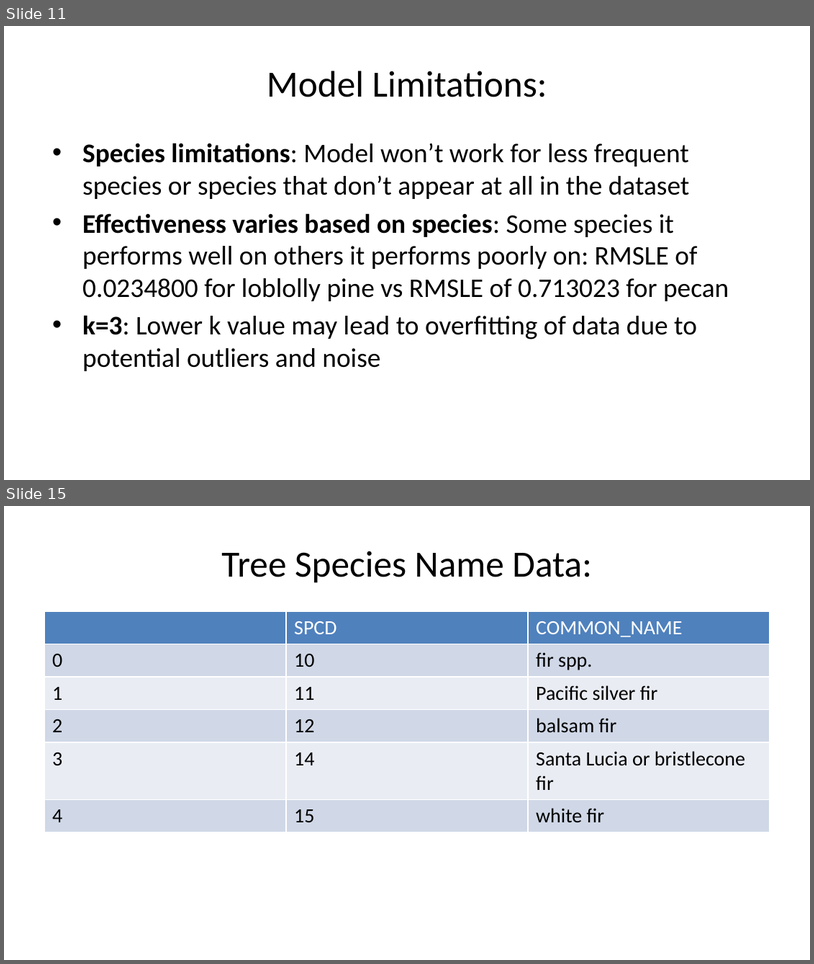
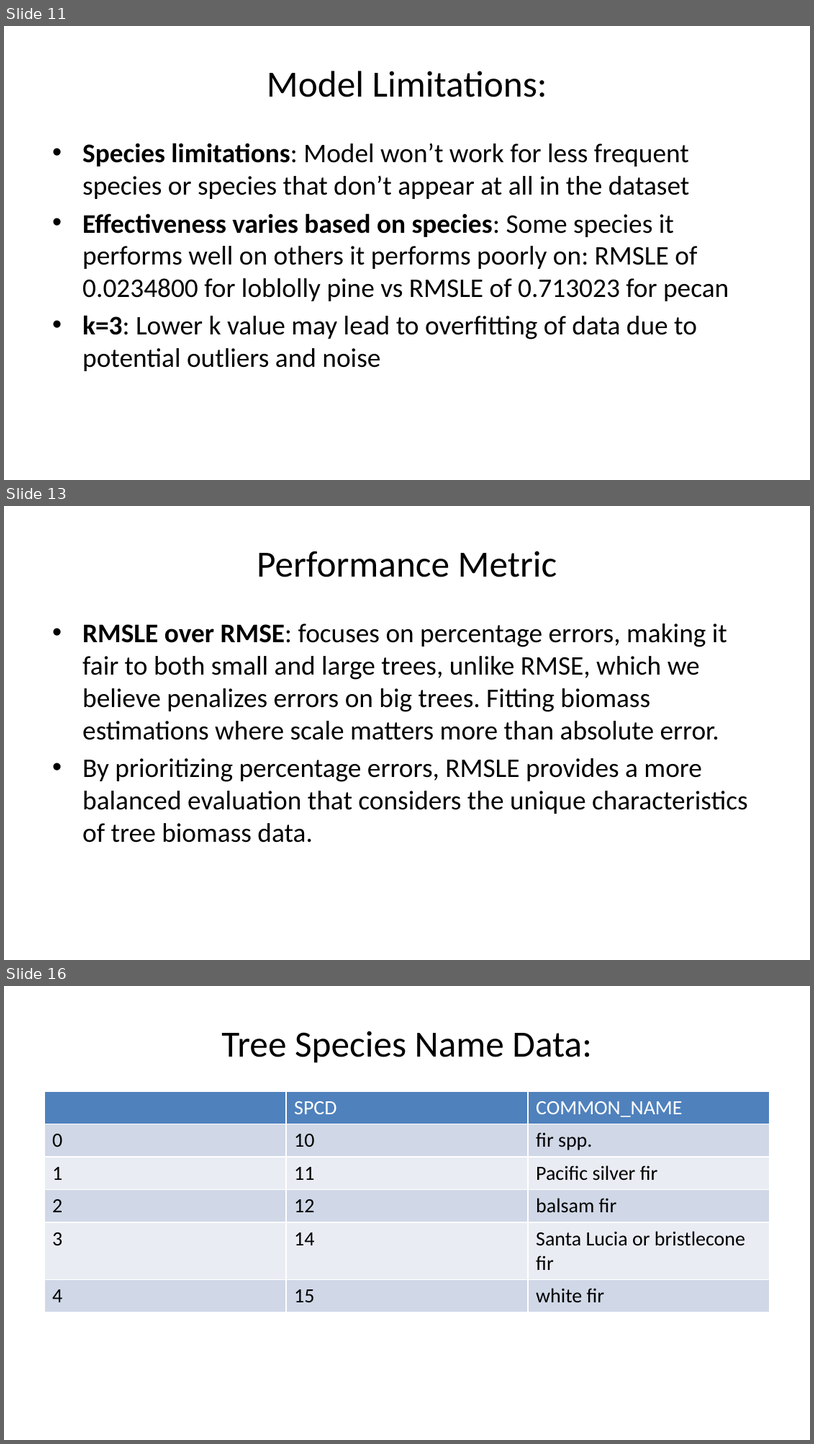
Before and after one commit to deancallahan25/Redwood-Analytics-Portfolio, a slide deck: Project-3/presentation.pptx. Shown one above the other, each under a label of ours: slides 11 and 15 before the commit, slides 11, 13 and 16 after it; the slides between them are not shown. The pictures are 814x964 and 814x1444 pixels, drawn with LibreOffice and Linux fonts; fonts in the diff are those of the drawing. Boxes give left, top, right and bottom in pixels: in the first picture for what was removed or moved away, otherwise in the second. Text is boxed around its words. In the diff, an @@ line names an element or a change of style, - is before the commit and + after.

Commit message:
distributed the performance metric and add random things to make the 10 min mark

```diff
--- a/Project-3/presentation.pptx
+++ b/Project-3/presentation.pptx
@@ slide 13 added at [4, 506, 810, 960], background #FFFFFF @@
@@ title added at [257, 551, 558, 577], 33 pt, text #000000 @@
+Performance Metric
@@ text added at [82, 623, 748, 842], 24 pt, text #000000 @@
+• RMSLE over RMSE: focuses on percentage errors, making it fair to both small and large trees, unlike RMSE, which we believe penalizes errors on big trees. Fitting biomass estimations where scale matters more than absolute error.
+• By prioritizing percentage errors, RMSLE provides a more balanced evaluation that considers the unique characteristics of tree biomass data.
@@ what was slide 15 is now slide 16 @@
```
Also in this commit, not shown: 3 slides changed, 1 other slide added, 1 other file.
